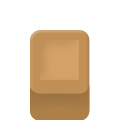
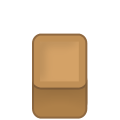
Layers edited between the first and the second 120 × 120 image:
painted on "Фигура 2" over left=40, top=40, right=79, bottom=82
painted on "Фигура 1 (копия)" over left=30, top=77, right=90, bottom=120
painted on "Фигура 1" over left=30, top=30, right=90, bottom=120
